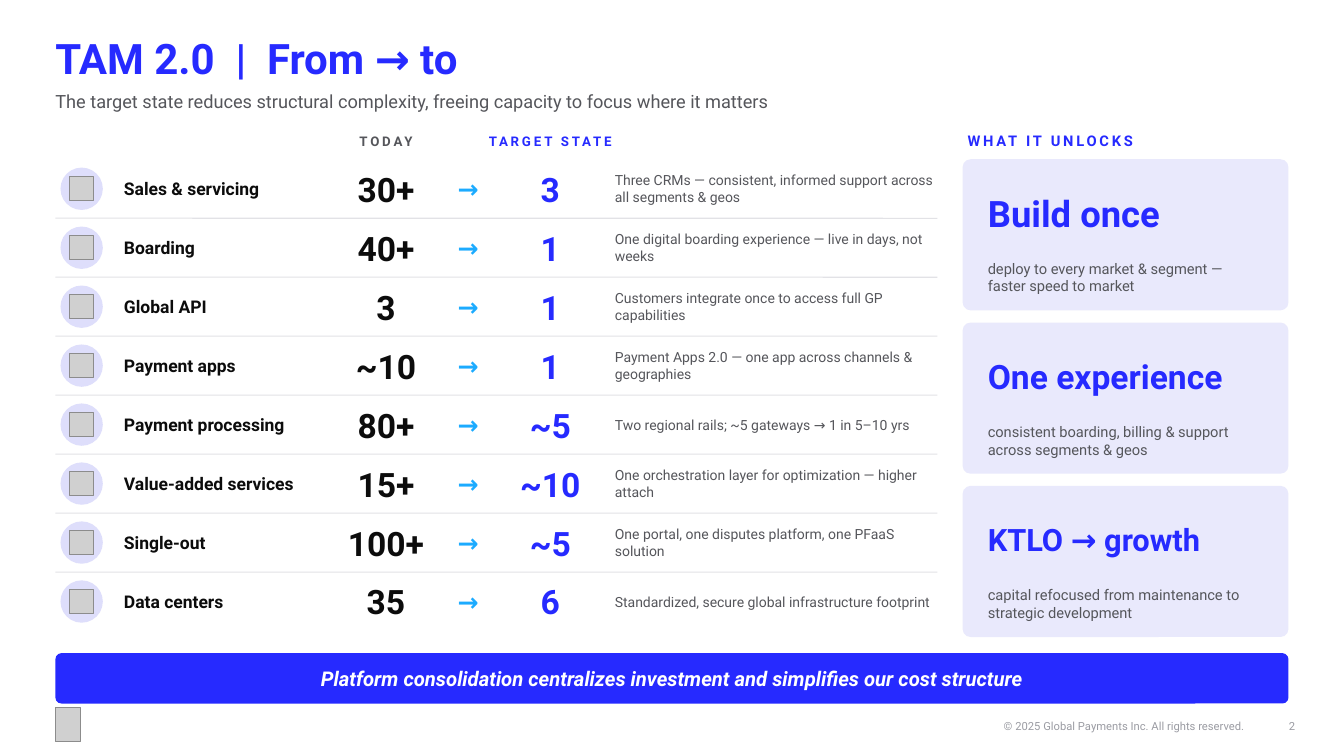
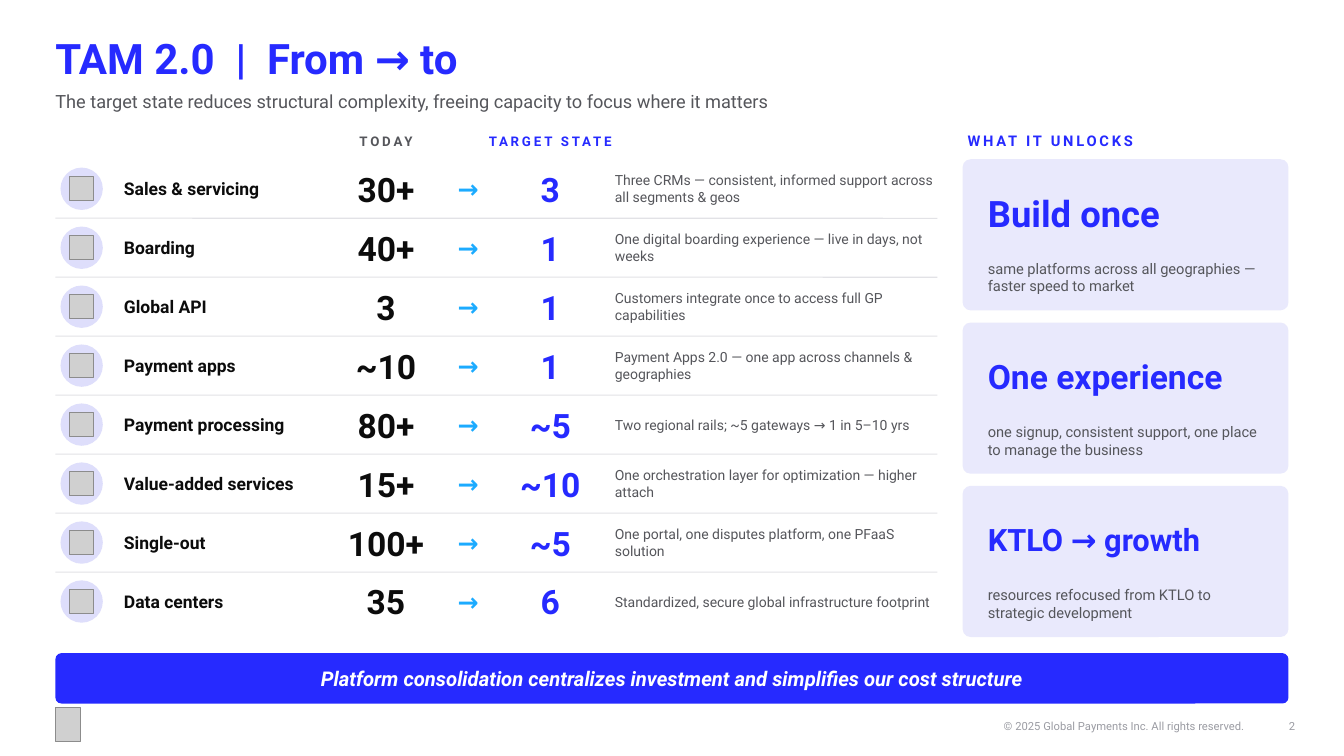
Before and after one commit to parthb102/Repo, a slide deck: slide 2 of TAM_2.0_Tech_Committee_2pager.pptx. Drawn at 1344x756 pixels with LibreOffice and Linux fonts; fonts in the diff are those of the drawing; grey boxes stand for pictures. Boxes give left, top, right and bottom in pixels: in the first picture for what was removed or moved away, otherwise in the second. Text is boxed around its words. In the diff, an @@ line names an element or a change of style, - is before the commit and + after.

```diff
--- a/TAM_2.0_Tech_Committee_2pager.pptx
+++ b/TAM_2.0_Tech_Committee_2pager.pptx
@@ text at box(988, 263, 1240, 294): text changed @@
-deploy to every market & segment — faster speed to market
+same platforms across all geographies — faster speed to market
@@ text at box(988, 426, 1257, 458): text changed @@
-consistent boarding, billing & support across segments & geos
+one signup, consistent support, one place to manage the business
@@ text at box(988, 589, 1211, 621): text changed @@
-capital refocused from maintenance to strategic development
+resources refocused from KTLO to strategic development
```
